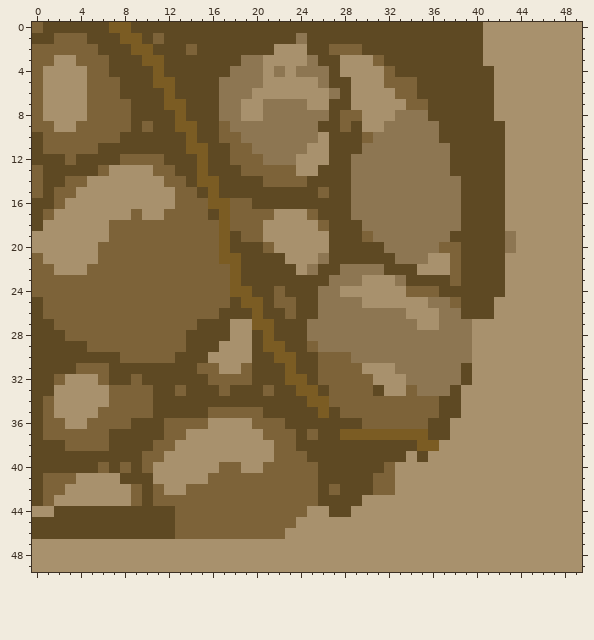
Pixel-art sprite -- assets/surfaces/hill3.png. The first picture shows the starting point.
The file is 50x50 pixels.
New version:
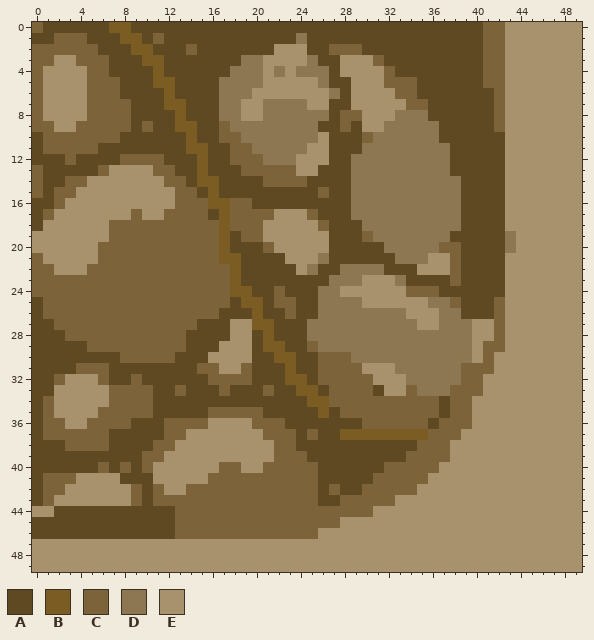
Palette (. is transparent): A #5e4923  B #7b5c23  C #7d6339  D #8d7652  E #a8916d
Changes in this commit:
Changed rows in their new state; - is an unchanged pixel.
first column x 41:
 0 CC
 1 CC
 2 CC
 3 CC
 4 CC
 5 CC
 6 -C
 7 -C
 8 -C
 9 -C
first column x 23:
25 -------------------C
26 -------------------C
27 -------------------C
28 -------------------C
29 ------------------CC
30 ------------------C-
31 ----------------CCC-
32 ----------------CC--
33 ---------------CCC--
34 ---------------CC---
35 ---------------CC---
36 --------------CCC---
37 -------------CCC----
38 ------------CCC-----
39 -----------CCCC-----
40 ----------CCCC------
41 ----------CCC-------
42 -------C--CC--------
43 -----CCCCC----------
44 --CCCCCC------------
45 -CCCC---------------
46 CCC-----------------
